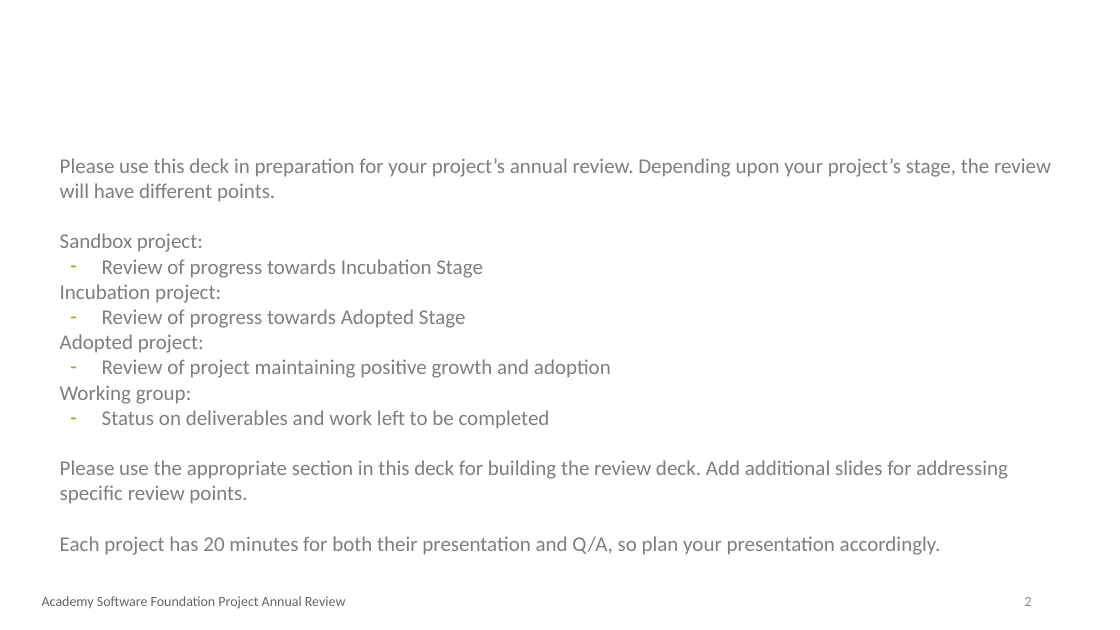
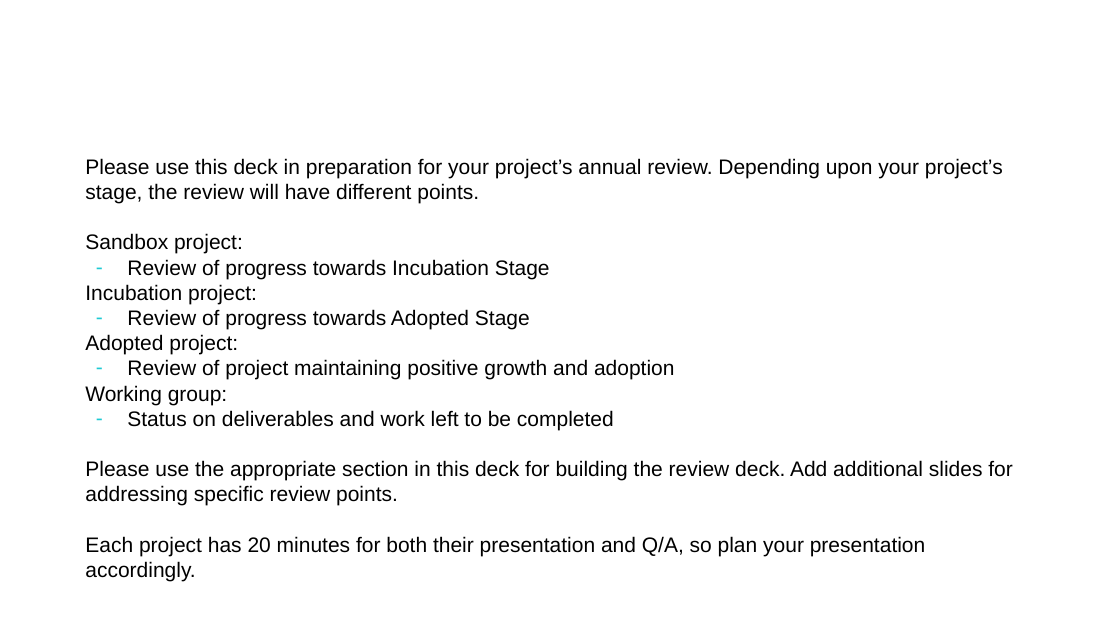
Before and after one commit to AcademySoftwareFoundation/tac, a slide deck: slide 2 of process/annual_review_template.pptx. Drawn at 1120x630 pixels with LibreOffice and Linux fonts; fonts in the diff are those of the drawing; background and template pictures are left out. Boxes give left, top, right and bottom in pixels: in the first picture for what was removed or moved away, otherwise in the second. Text is boxed around its words. In the diff, an @@ line names an element or a change of style, - is before the commit and + after.

Commit message:
Update Review Template to current branding

```diff
--- a/process/annual_review_template.pptx
+++ b/process/annual_review_template.pptx
@@ title "Instructions (REMOVE SLIDE IN FINAL)": place and size @@
-title "Instructions (REMOVE SLIDE IN FINAL)" at box(234, 158, 250, 173)
+title "Instructions (REMOVE SLIDE IN FINAL)" at box(284, 158, 300, 174)
@@ title "Instructions (REMOVE SLIDE IN FINAL)" at box(284, 158, 300, 174): size 32 to 36 pt, font Calibri to Arial, bold on @@
@@ text "Please use this deck in ...": place and size @@
-text "Please use this deck in ..." at box(60, 158, 1051, 555)
+text "Please use this deck in ..." at box(85, 158, 1012, 582)
@@ text "Please use this deck in ..." at box(85, 158, 1012, 582): font Calibri to Arial, text colour #7F7F7F to #000000; bullet colour #B49823 to #1DCAD3 @@
@@ text removed at box(42, 596, 346, 609) @@
-Academy Software Foundation Project Annual Review
@@ page number removed at box(1025, 597, 1032, 606) @@
-2
```
Also in this commit, not shown: 11 other slides changed.
